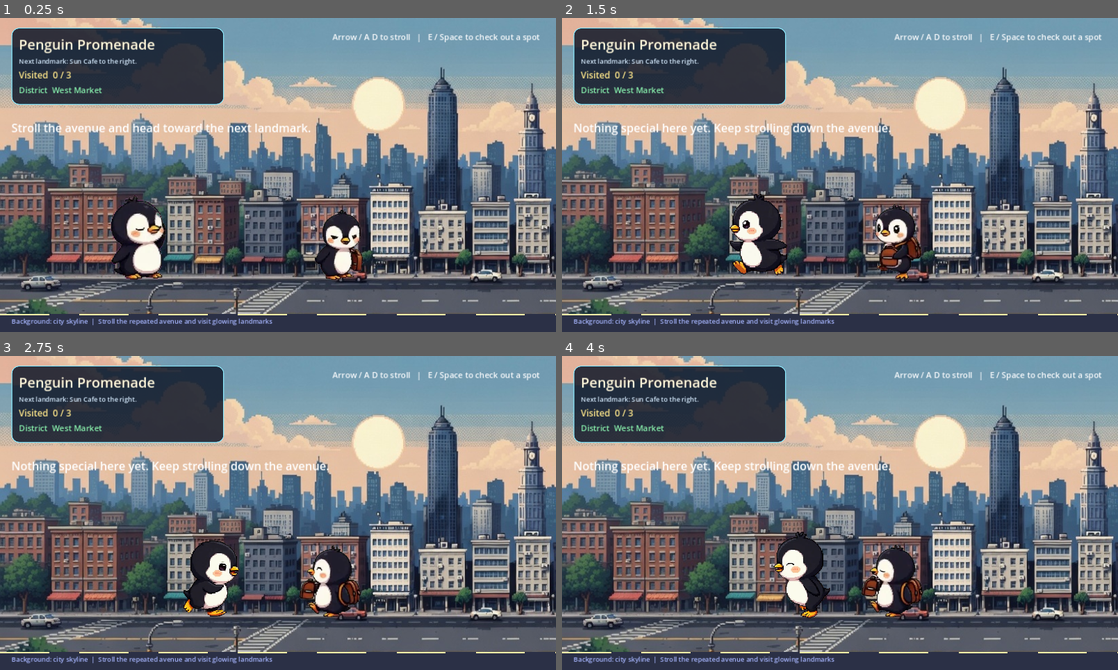
Above: before the commit, frames 1-4 (two rows, left to right).
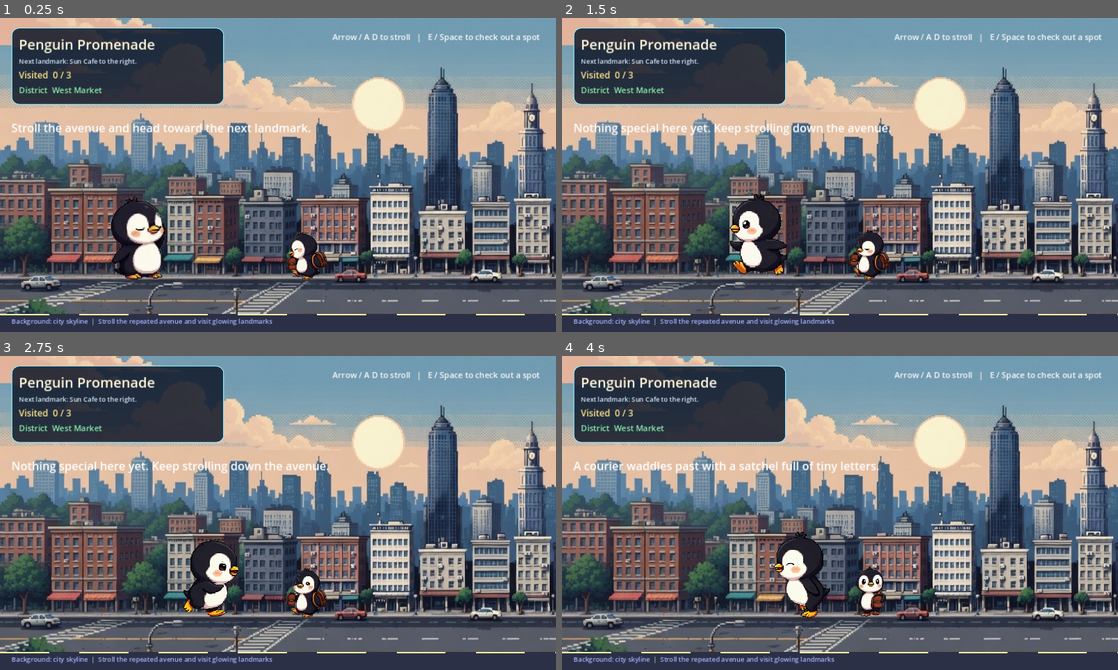
Above: after the commit, the same moments.

Repository: Sunwood-ai-labs/penguin-promenade
Game: Godot game, scene res://scenes/main.tscn
Same seed, same stepped clock (60 frames per second), same inputs: the game is played once before the commit and once after it.
Inputs (mouse positions are in pixels of both pictures, inside the frame that each line leads up to):
- Up to frame 1 (0.25 s): no input
- Up to frame 2 (1.5 s): tap Enter at 0.5, 1.35 s; move the mouse to (962, 159) at 0.52 s; hold Right (ui_right) 0.53-1.28 s; tap E at 0.6 s; click (962, 159) at 0.67 s; tap Space at 0.77 s; move the mouse to (728, 190) at 1.27 s; hold Left (ui_left) from 1.28 s (still down)
- Up to frame 3 (2.75 s): tap Space at 1.52 s; move the mouse to (333, 443) at 2.02 s; release Left (ui_left) at 2.03 s; hold Right (ui_right) from 2.03 s (still down); tap E at 2.1 s
- Up to frame 4 (4 s): move the mouse to (812, 575) at 2.77 s; tap Enter at 2.85 s; click (812, 575) at 2.92 s; tap Space at 3.02, 3.77 s; move the mouse to (1006, 560) at 3.52 s; release Right (ui_right) at 3.53 s; hold Left (ui_left) from 3.53 s (still down); tap E at 3.6 s

The runs differ from the first frame. In frame 1, 1.8% of the frame differs, in the area x 51-66%, y 61-84%; in frame 2, 1.8%; in frame 3, 1.8%; in frame 4, 2.6%, in the area x 2-65%, y 33-84%.

Commit message:
🖼️ Polish promenade presentation
- add a gameplay header image to the README for a stronger first impression\n- scale town NPCs below the player and introduce light random placement, facing, and animation variation\n- extend smoke coverage to verify the smaller NPC sizing and jitter ranges

Diff:
--- a/scripts/main.gd
+++ b/scripts/main.gd
@@ -23,7 +23,13 @@
 const WAVE_ANIMATION_FPS := 5.5
 const NPC_ANIMATION_FPS := 4.6
 const NPC_INTEREST_RADIUS := 170.0
-const NPC_REFERENCE_CONTENT_HEIGHT := 188.0
+const NPC_REFERENCE_CONTENT_HEIGHT := 154.0
+const NPC_X_JITTER := 88.0
+const NPC_FOOT_JITTER := 8.0
+const NPC_SCALE_VARIATION_MIN := 0.8
+const NPC_SCALE_VARIATION_MAX := 0.94
+const NPC_SPEED_SCALE_MIN := 0.9
+const NPC_SPEED_SCALE_MAX := 1.1
 const PLAYER_STATE_METRICS := {
 	"walk": {
 		"frame_width": 560.0,
@@ -208,6 +214,7 @@
 var player_state_y_offsets: Dictionary = {}
 var player_state_x_offsets: Dictionary = {}
 var npc_animation_sets: Dictionary = {}
+var rng := RandomNumberGenerator.new()
 var background_texture: Texture2D
 var background_span := 0.0
 var world_width := VIEW_WIDTH
@@ -240,6 +247,7 @@
 
 
 func _ready() -> void:
+	rng.randomize()
 	_load_assets()
 	_build_scene()
 	_reset_state()
@@ -577,12 +585,17 @@
 		var tile_name := String(definition["tile"])
 		sprite.sprite_frames = npc_animation_sets[tile_name]
 		sprite.animation = "loop"
+		sprite.speed_scale = rng.randf_range(NPC_SPEED_SCALE_MIN, NPC_SPEED_SCALE_MAX)
 		sprite.play()
+		var frame_count := sprite.sprite_frames.get_frame_count("loop")
+		if frame_count > 0:
+			sprite.frame = rng.randi_range(0, frame_count - 1)
 
 		var metrics: Dictionary = NPC_TILE_METRICS.get(tile_name, {})
-		var scale_value := float(definition["scale"])
+		var scale_value := float(definition["scale"]) * rng.randf_range(NPC_SCALE_VARIATION_MIN, NPC_SCALE_VARIATION_MAX)
 		var y_offset := NPC_REFERENCE_CONTENT_HEIGHT
 		var x_offset := 0.0
+		var render_height := NPC_REFERENCE_CONTENT_HEIGHT
 		if not metrics.is_empty():
 			scale_value *= NPC_REFERENCE_CONTENT_HEIGHT / float(metrics["content_height"])
 			var frame_center_x := float(metrics["frame_width"]) * 0.5
@@ -590,22 +603,32 @@
 			var content_center_x := (float(metrics["content_left"]) + float(metrics["content_right"])) * 0.5
 			x_offset = (content_center_x - frame_center_x) * scale_value
 			y_offset = (float(metrics["content_bottom"]) - frame_center_y) * scale_value
-
-		var should_flip := int(definition["facing"]) > 0
+			render_height = float(metrics["content_height"]) * scale_value
+
+		var facing_direction := int(definition["facing"])
+		if rng.randf() < 0.4:
+			facing_direction *= -1
+		var should_flip := facing_direction > 0
 		sprite.flip_h = should_flip
 		sprite.scale = Vector2.ONE * scale_value
 		sprite.position = Vector2(x_offset if should_flip else -x_offset, -y_offset)
 
-		var npc_x := world_width * float(definition["world_ratio"])
-		var npc_feet_y := BASE_GROUND_Y + float(definition["feet_offset"])
+		var base_x := world_width * float(definition["world_ratio"])
+		var npc_x := clampf(base_x + rng.randf_range(-NPC_X_JITTER, NPC_X_JITTER), 90.0, world_width - 90.0)
+		var base_feet_y := BASE_GROUND_Y + float(definition["feet_offset"])
+		var npc_feet_y := base_feet_y + rng.randf_range(-NPC_FOOT_JITTER, NPC_FOOT_JITTER)
 		npc_root.position = Vector2(npc_x, npc_feet_y)
 
 		var npc: Dictionary = definition.duplicate(true)
 		npc["root"] = npc_root
 		npc["sprite"] = sprite
+		npc["base_x"] = base_x
+		npc["base_feet_y"] = base_feet_y
 		npc["x"] = npc_x
 		npc["feet_y"] = npc_feet_y
 		npc["label_height"] = y_offset
+		npc["render_height"] = render_height
+		npc["effective_scale"] = scale_value
 		npc_data.append(npc)
 
 
--- a/tests/smoke_test.gd
+++ b/tests/smoke_test.gd
@@ -48,6 +48,17 @@
 	if main.npc_animation_sets.size() < 4:
 		push_error("Expected multiple NPC animation sets to be loaded.")
 		exit_code = 1
+	var player_walk_height: float = main.PLAYER_REFERENCE_CONTENT_HEIGHT * float(main.player_state_scales["walk"])
+	for npc in main.npc_data:
+		if float(npc["render_height"]) >= player_walk_height:
+			push_error("Town NPCs should render smaller than the player.")
+			exit_code = 1
+		if absf(float(npc["x"]) - float(npc["base_x"])) > main.NPC_X_JITTER + 0.01:
+			push_error("Town NPC x jitter exceeded the configured range.")
+			exit_code = 1
+		if absf(float(npc["feet_y"]) - float(npc["base_feet_y"])) > main.NPC_FOOT_JITTER + 0.01:
+			push_error("Town NPC foot jitter exceeded the configured range.")
+			exit_code = 1
 
 	var start_x: float = main.player_world_x
 	main.set_move_input(1.0)
Binary file added: docs/images/header.png
Not shown, changed: README.md
